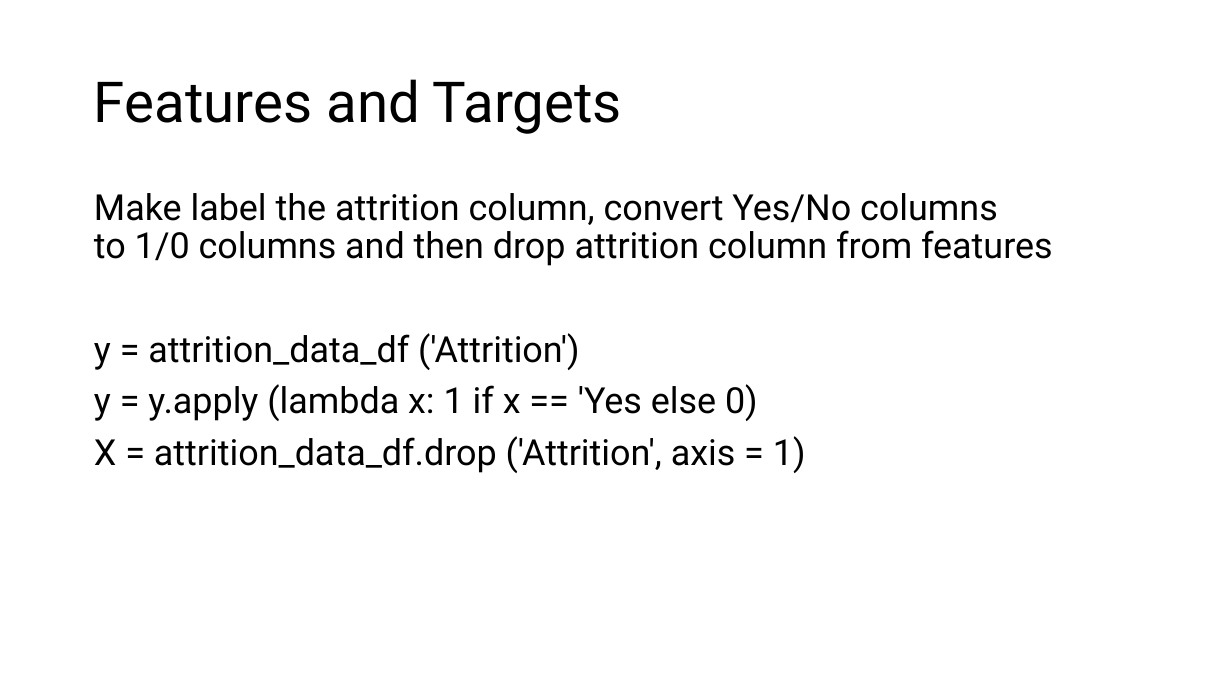
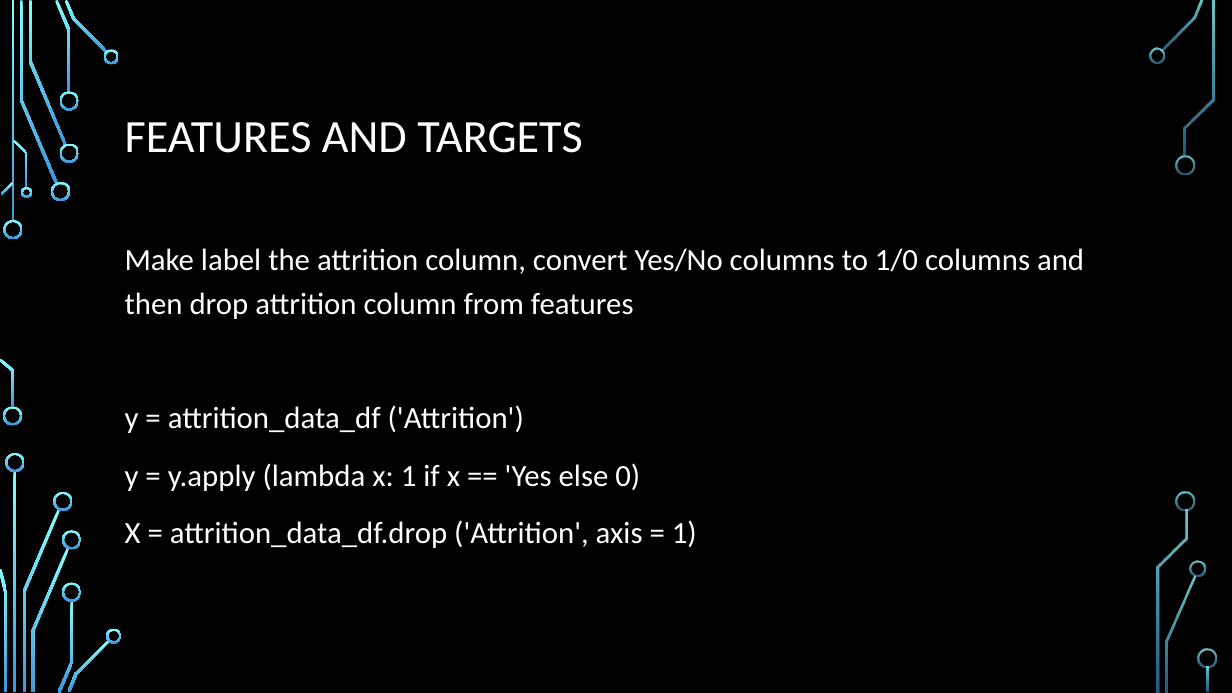
Before and after one commit to ddaniel2024/Project-4, a slide deck: slide 10 of Employee Attrition Prediction Presentation.pptx (slide 7 before the commit). Drawn at 1232x693 pixels with LibreOffice and Linux fonts; fonts in the diff are those of the drawing; background and template pictures are left out. Boxes give left, top, right and bottom in pixels: in the first picture for what was removed or moved away, otherwise in the second. Text is boxed around its words. In the diff, an @@ line names an element or a change of style, - is before the commit and + after.

```diff
--- a/Employee Attrition Prediction Presentation.pptx
+++ b/Employee Attrition Prediction Presentation.pptx
@@ background #FFFFFF to picture (left out) @@
@@ title at <box>125,122,582,153</box>: text changed; size 44 to 36 pt; font Roboto to Calibri; text colour #000000 to #FFFFFF @@
-Features and Targets
+FEATURES AND TARGETS
@@ text "Make label the attrition column, ...": place and size @@
-text "Make label the attrition column, ..." at <box>94,193,1053,473</box>
+text "Make label the attrition column, ..." at <box>125,248,1084,548</box>
@@ text "Make label the attrition column, ..." at <box>125,248,1084,548</box>: size 28 to 24 pt, font Roboto to Calibri, text colour #000000 to #FFFFFF; line spacing 0.9 to 1.2 @@
@@ group added at <box>0,0,1217,693</box>: 33 freeform shapes, 3 rectangles @@
```
Also in this commit, not shown: 13 other slides changed, 4 slides added, 2 slides removed, 1 other file.
